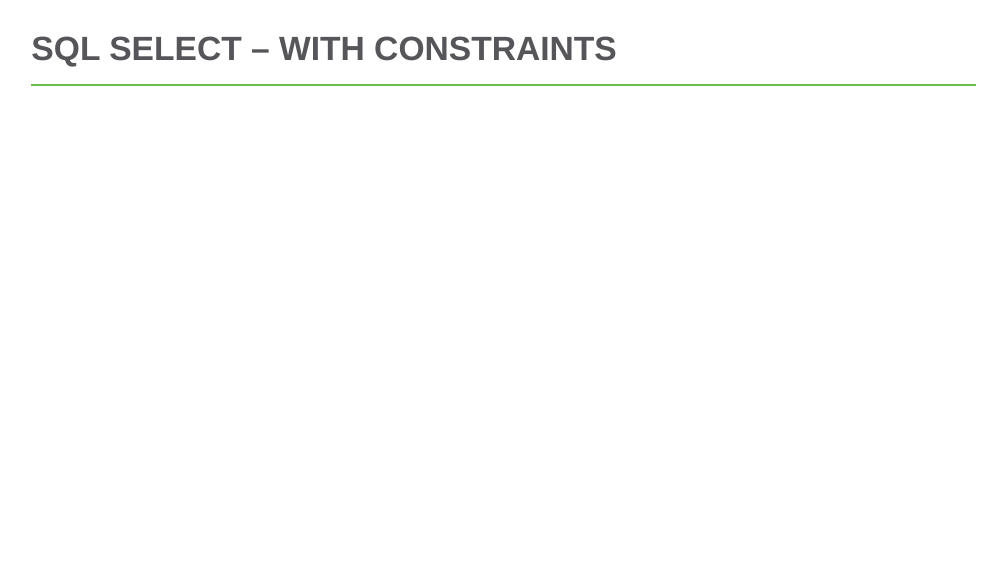
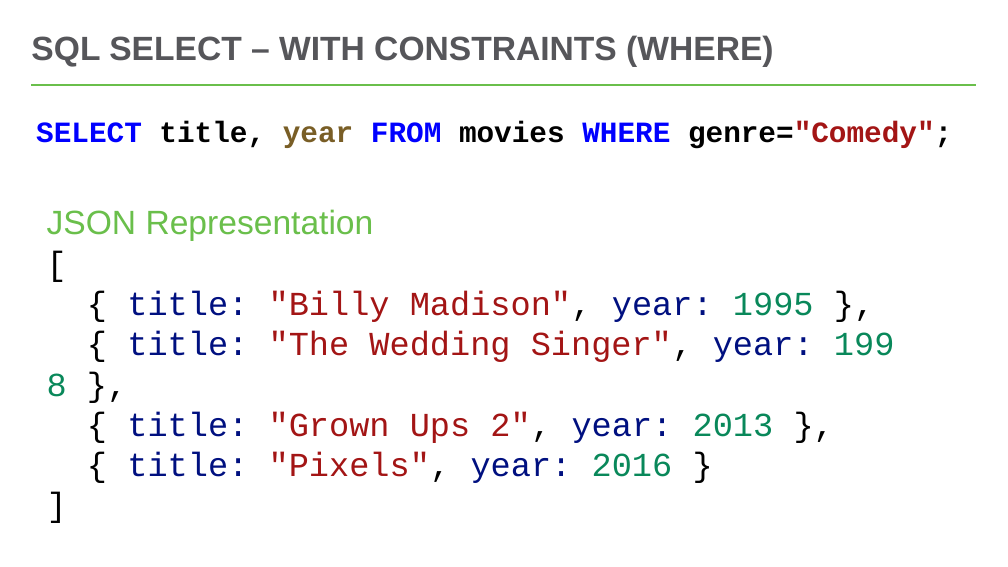
Before and after one commit to hytechclub/web-201, a slide deck: slide 10 of DatabasesOverview/DatabasesOverview.pptx (slide 8 before the commit). Drawn at 1008x567 pixels with LibreOffice and Linux fonts; fonts in the diff are those of the drawing. Boxes give left, top, right and bottom in pixels: in the first picture for what was removed or moved away, otherwise in the second. Text is boxed around its words. In the diff, an @@ line names an element or a change of style, - is before the commit and + after.

```diff
--- a/DatabasesOverview/DatabasesOverview.pptx
+++ b/DatabasesOverview/DatabasesOverview.pptx
@@ title at (31, 35, 773, 67): text changed @@
-SQL SELECT – WITH CONSTRAINTS
+SQL SELECT – WITH CONSTRAINTS (WHERE)
@@ text added at (36, 121, 952, 149), 28 pt, text #000000, bold @@
+SELECT title, year FROM movies WHERE genre="Comedy";
@@ text added at (47, 209, 814, 483), 32 pt, text #A31515 @@
+JSON Representation
+[
+{ title: "Billy Madison", year: 1995 },
+{ title: "The Wedding Singer", year: 1998 },
+{ title: "Grown Ups 2", year: 2013 },
+{ title: "Pixels", year: 2016 }
+]
```
Also in this commit, not shown: 6 other slides changed, 4 slides added, 2 slides removed, 3 other files.
